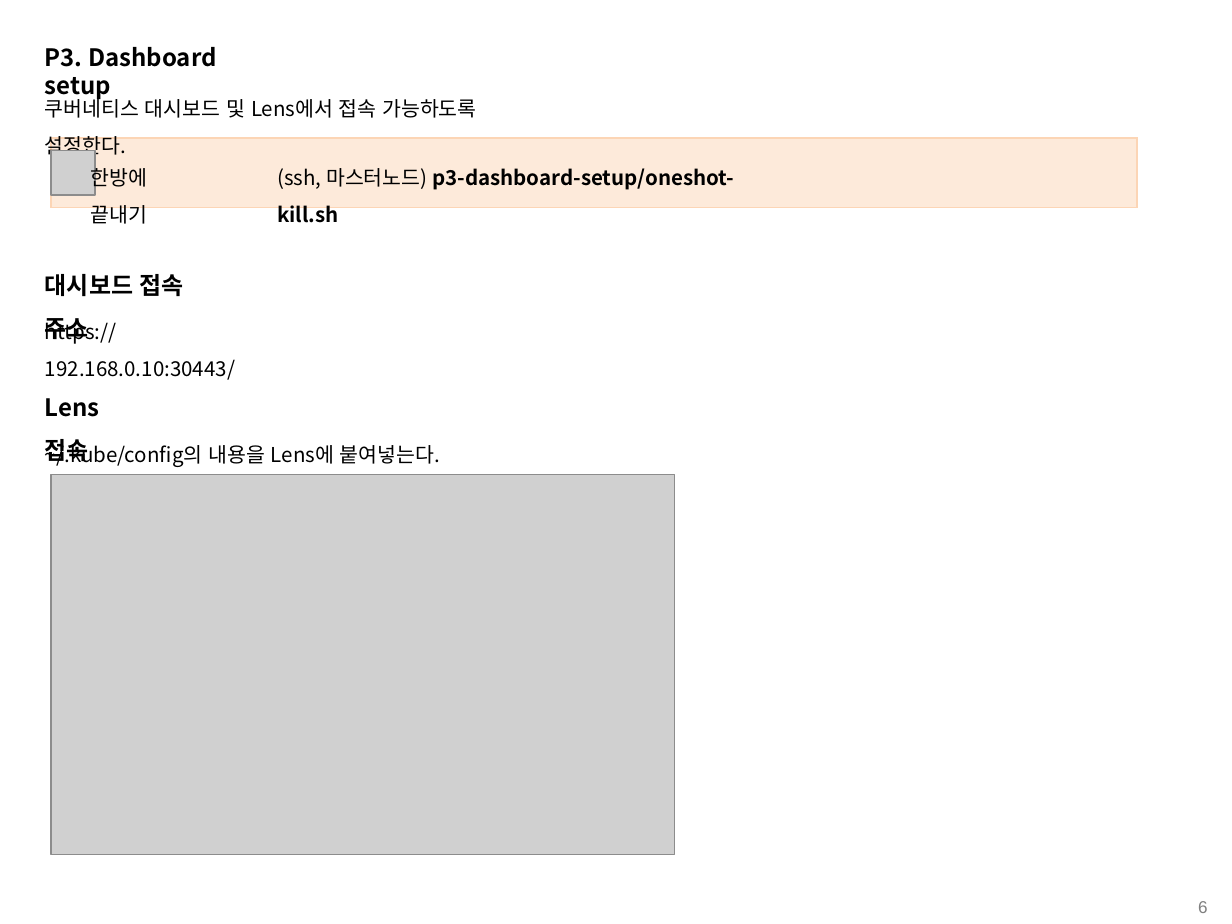
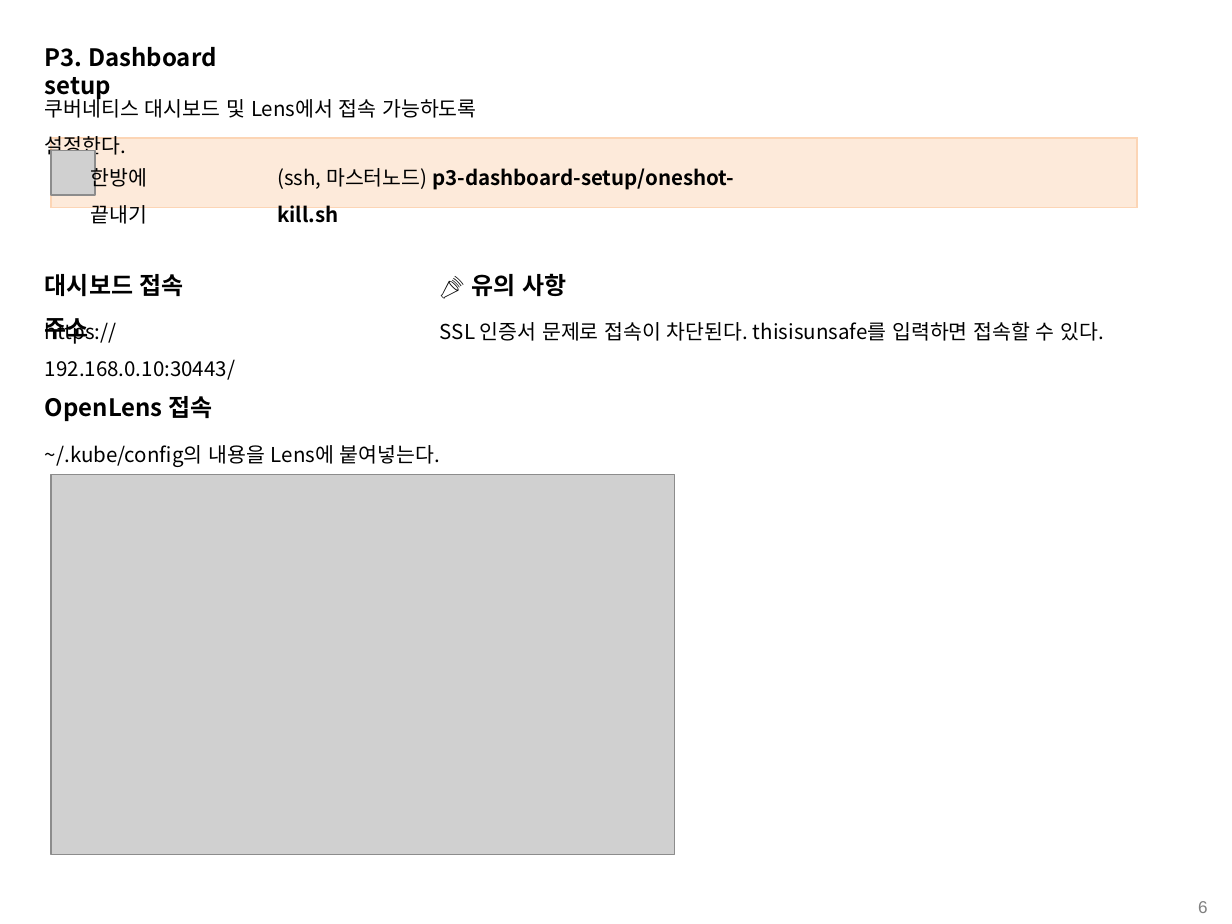
Before and after one commit to grollcake/k8s-practice, a slide deck: slide 6 of k8s practice.pptx. Drawn at 1232x924 pixels with LibreOffice and Linux fonts; fonts in the diff are those of the drawing; grey boxes stand for pictures. Boxes give left, top, right and bottom in pixels: in the first picture for what was removed or moved away, otherwise in the second. Text is boxed around its words. In the diff, an @@ line names an element or a change of style, - is before the commit and + after.

```diff
--- a/k8s practice.pptx
+++ b/k8s practice.pptx
@@ text added at [471,273,566,296], 14 pt, text #000000, bold @@
+📣 유의 사항
@@ text added at [440,322,1104,341], 12 pt, text #000000 @@
+SSL 인증서 문제로 접속이 차단된다. thisisunsafe를 입력하면 접속할 수 있다.
@@ text at [45,396,212,421]: text changed @@
-Lens 접속
+OpenLens 접속
```
Also in this commit, not shown: 4 other slides changed.
